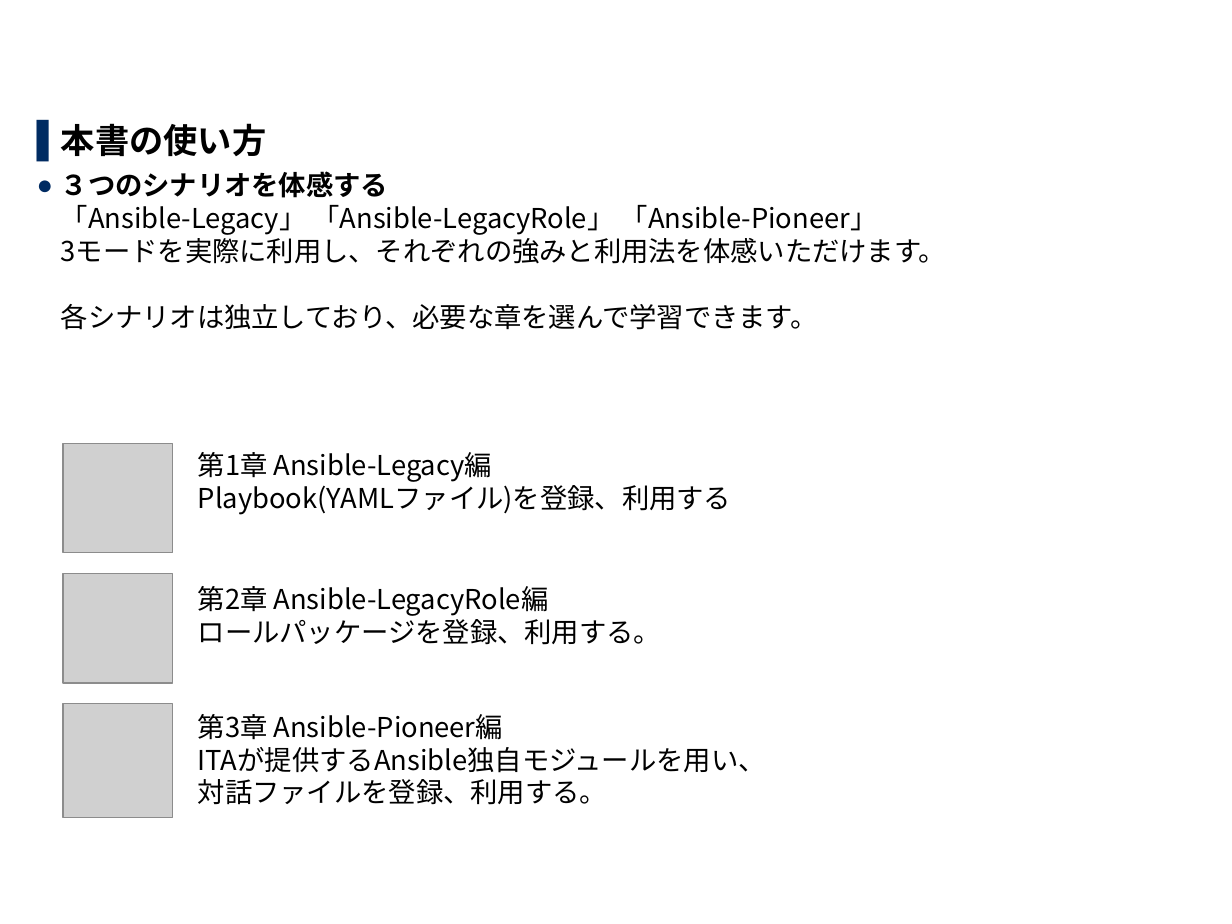
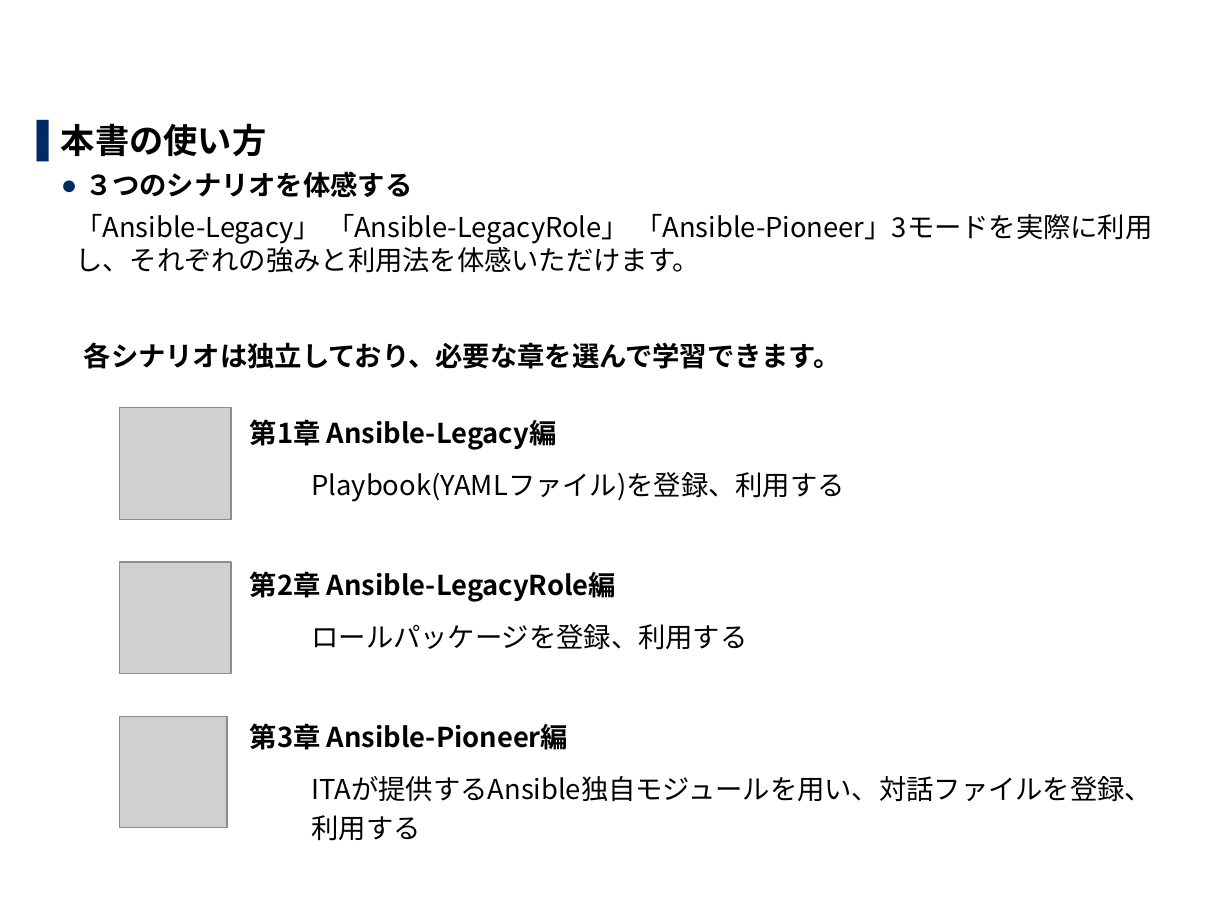
Before and after one commit to exastro-suite/it-automation-docs, a slide deck: slide 3 of asset/Learn_ja/ITA-Ansible-Driver_ja_practice.pptx. Drawn at 1232x924 pixels with LibreOffice and Linux fonts; fonts in the diff are those of the drawing; grey boxes stand for pictures; background and template pictures are left out. Boxes give left, top, right and bottom in pixels: in the first picture for what was removed or moved away, otherwise in the second. Text is boxed around its words. In the diff, an @@ line names an element or a change of style, - is before the commit and + after.

```diff
--- a/asset/Learn_ja/ITA-Ansible-Driver_ja_practice.pptx
+++ b/asset/Learn_ja/ITA-Ansible-Driver_ja_practice.pptx
@@ text at box(75, 171, 1152, 273): text changed @@
-● ３つのシナリオを体感する
-  「Ansible-Legacy」 「Ansible-LegacyRole」 「Ansible-Pioneer」
-  3モードを実際に利用し、それぞれの強みと利用法を体感いただけます。
-  各シナリオは独立しており、必要な章を選んで学習できます。
+  ● ３つのシナリオを体感する
+    「Ansible-Legacy」 「Ansible-LegacyRole」 「Ansible-Pioneer」3モードを実際に利用し、それぞれの強みと利用法を体感いただけます。
@@ table added at box(71, 328, 1169, 845), 7 rows, 2 columns @@
+各シナリオは独立しており、必要な章を選んで学習できます。 | 
+ | 第1章 Ansible-Legacy編
+ | Playbook(YAMLファイル)を登録、利用する
+ | 第2章 Ansible-LegacyRole編
+ | ロールパッケージを登録、利用する
+ | 第3章 Ansible-Pioneer編
+ | ITAが提供するAnsible独自モジュールを用い、対話ファイルを登録、利用する
@@ picture: place and size @@
-picture at box(63, 444, 172, 553)
+picture at box(120, 408, 232, 520)
@@ text removed at box(198, 452, 731, 515) @@
-第1章 Ansible-Legacy編
-Playbook(YAMLファイル)を登録、利用する
@@ picture: place and size @@
-picture at box(63, 574, 172, 684)
+picture at box(120, 562, 232, 674)
@@ text removed at box(198, 586, 661, 645) @@
-第2章 Ansible-LegacyRole編
-ロールパッケージを登録、利用する。
@@ picture: place and size @@
-picture at box(63, 703, 172, 817)
+picture at box(120, 716, 227, 828)
@@ text removed at box(198, 714, 766, 805) @@
-第3章 Ansible-Pioneer編
-ITAが提供するAnsible独自モジュールを用い、
-対話ファイルを登録、利用する。
```
Also in this commit, not shown: 60 other slides changed, 3 slides added, 3 other files.
